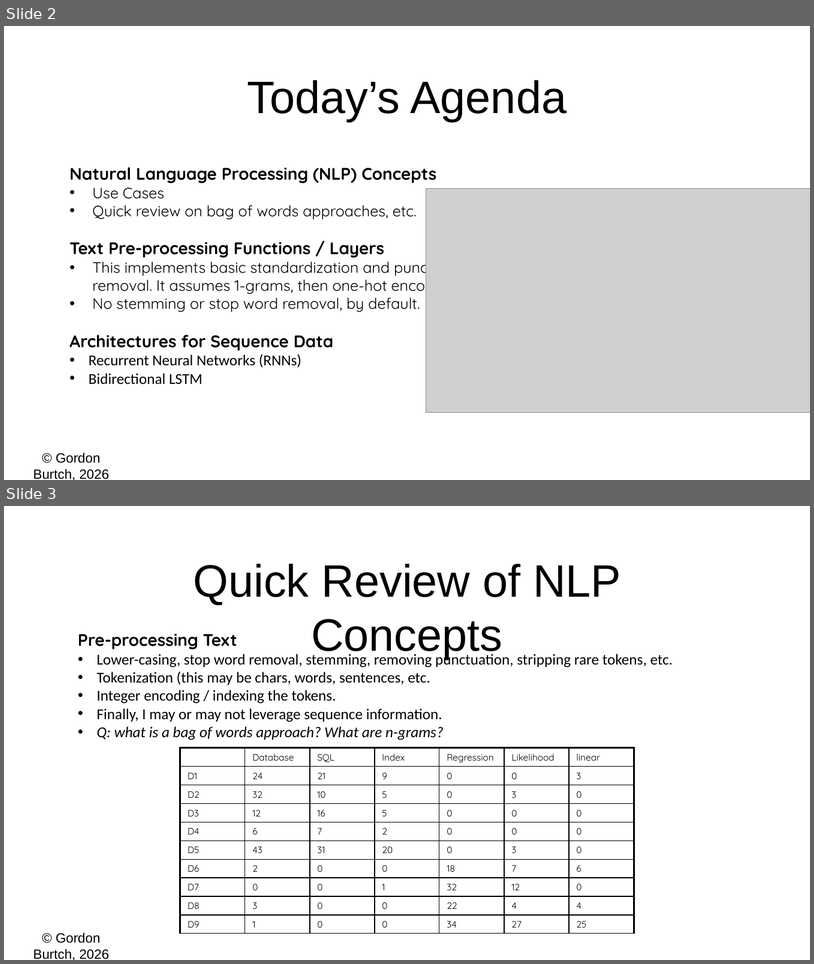
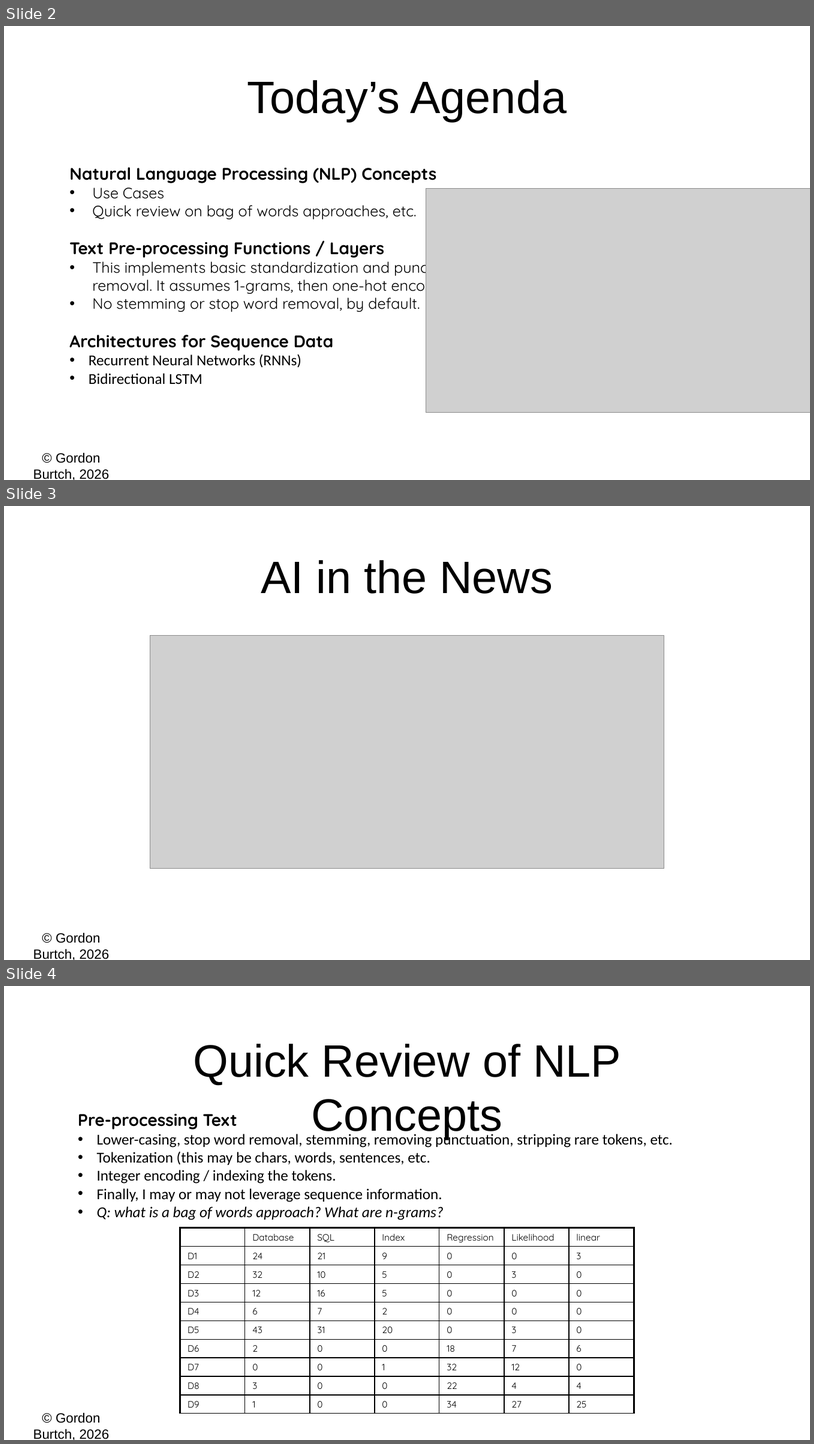
Before and after one commit to gburtch/BA510-2026, a slide deck: Week 7/7 - RNNs for Text.pptx. Shown one above the other, each under a label of ours: slides 2 and 3 before the commit, slides 2, 3 and 4 after it. The pictures are 814x964 and 814x1444 pixels, drawn with LibreOffice and Linux fonts; fonts in the diff are those of the drawing; grey boxes stand for pictures. Boxes give left, top, right and bottom in pixels: in the first picture for what was removed or moved away, otherwise in the second. Text is boxed around its words. In the diff, an @@ line names an element or a change of style, - is before the commit and + after.

```diff
--- a/Week 7/7 - RNNs for Text.pptx
+++ b/Week 7/7 - RNNs for Text.pptx
@@ slide 3 added at [4, 506, 810, 960], background #FFFFFF; not listed: 1 template element that a slide beside it also shows @@
@@ text added at [261, 560, 553, 594], 54 pt, text #000000 @@
+AI in the News
@@ picture added at [150, 635, 665, 868] @@
@@ what was slide 3 is now slide 4 @@
```
Also in this commit, not shown: 1 other file.
